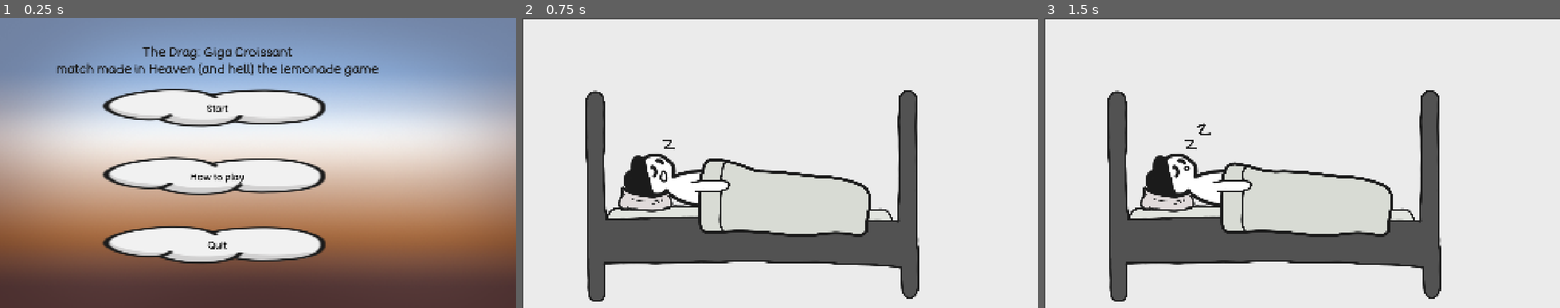
Above: before the commit, frames 1-3 (left to right).
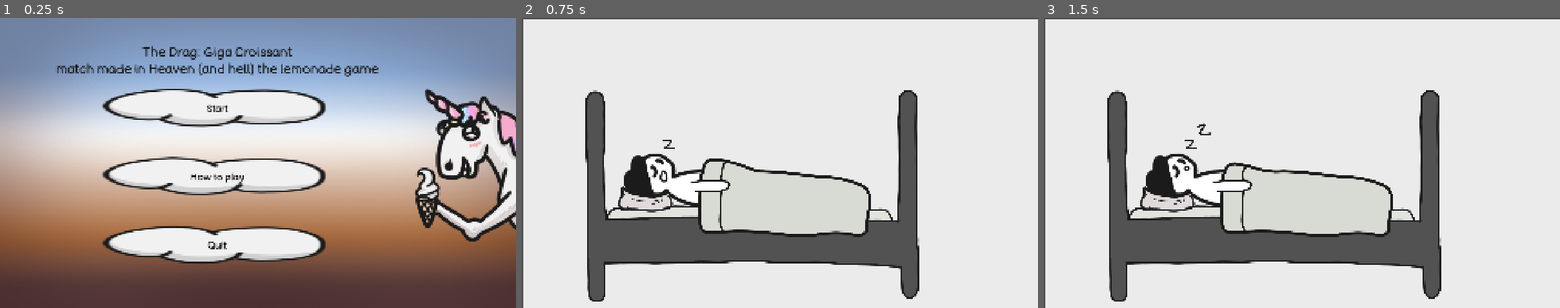
Above: after the commit, the same moments.

Repository: myryk31415/bimm-game-jam
Game: Godot game, scene res://scenes/main_menu.tscn
Two runs of this game, one before a commit and one after it. Both use one fixed random seed, a clock stepped at 60 frames per second and the inputs below. The engine's default icon, where the game draws it, is replaced by a stand-in: a white triangle on a blue panel in a dark square. Sound files missing from this copy of the repository are replaced by a short silence.
Inputs (mouse positions are in pixels of both pictures, inside the frame that each line leads up to):
- Up to frame 1 (0.25 s): no input
- Up to frame 2 (0.75 s): click "Start" at 0.5 s
- Up to frame 3 (1.5 s): tap Enter (ui_accept) at 1.25 s; move the mouse to (1415, 148) at 1.27 s; hold Right (right) from 1.28 s (still down); tap C (flip) at 1.35 s; click (1415, 148) at 1.42 s

The runs differ from the first frame. In frame 1, 5.7% of the frame differs, in the area x 80-100%, y 24-78%; in frame 2, nothing differs; in frame 3, nothing differs.

Commit message:
add unicorn to main menu
Signed-off-by: Paul Adam <adamp@posteo.de>

Diff:
--- a/scenes/main_menu.tscn
+++ b/scenes/main_menu.tscn
@@ -4,6 +4,8 @@
 [ext_resource type="Texture2D" uid="uid://cqrehyiiritor" path="res://assets/ElinAssets/backgroundmenu.png" id="2_bqqt6"]
 [ext_resource type="PackedScene" uid="uid://dmx6dhbik3uim" path="res://scenes/cloud_button.tscn" id="2_ekxnf"]
 [ext_resource type="FontFile" uid="uid://xvbyh1xnwmd0" path="res://assets/Fonts/BadComic-Regular.ttf" id="3_wu84c"]
+[ext_resource type="SpriteFrames" uid="uid://cgseexso2rkij" path="res://sprite_frames/unicorn.tres" id="5_rtw2f"]
+[ext_resource type="Texture2D" uid="uid://prftfexjrbyb" path="res://assets/ElinAssets/IceCream.png" id="6_oa1go"]
 
 [sub_resource type="LabelSettings" id="LabelSettings_wu84c"]
 font = ExtResource("3_wu84c")
@@ -78,6 +80,17 @@
 layout_mode = 2
 color = Color(1, 0.32941177, 0.2627451, 0)
 
+[node name="AnimatedSprite2D" type="AnimatedSprite2D" parent="ColorRect/MarginContainer/HBoxContainer" unique_id=1592886000]
+unique_name_in_owner = true
+position = Vector2(1968, 598)
+scale = Vector2(1.9924592, 1.9924594)
+sprite_frames = ExtResource("5_rtw2f")
+
+[node name="IceCream" type="Sprite2D" parent="." unique_id=806080328]
+position = Vector2(1591, 672.00006)
+scale = Vector2(1.8820776, 1.8820779)
+texture = ExtResource("6_oa1go")
+
 [connection signal="pressed" from="ColorRect/MarginContainer/HBoxContainer/VBoxContainer/Start" to="." method="_on_start_pressed"]
 [connection signal="pressed" from="ColorRect/MarginContainer/HBoxContainer/VBoxContainer/How to play" to="." method="_on_how_to_play_pressed"]
 [connection signal="pressed" from="ColorRect/MarginContainer/HBoxContainer/VBoxContainer/Quit" to="." method="_on_quit_pressed"]
--- a/scripts/main_menu.gd
+++ b/scripts/main_menu.gd
@@ -3,7 +3,7 @@
 
 # Called when the node enters the scene tree for the first time.
 func _ready() -> void:
-	pass # Replace with function body.
+	%AnimatedSprite2D.play("default")
 
 
 # Called every frame. 'delta' is the elapsed time since the previous frame.
